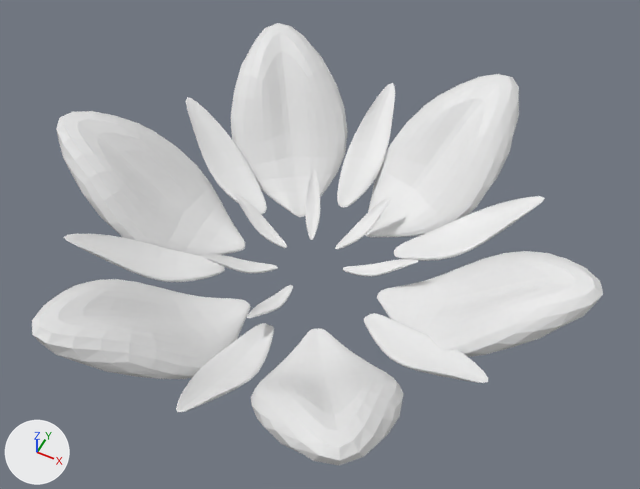
Two versions of the Blender file blender files/flower.blend, one commit apart.
One viewpoint serves both versions: a 50 mm lens placed at (11.9, -22.9, 30.3), pointed at (0.4, 0.1, 1.5). Every picture has the same lights, and +X, +Y and +Z are marked at lower left.
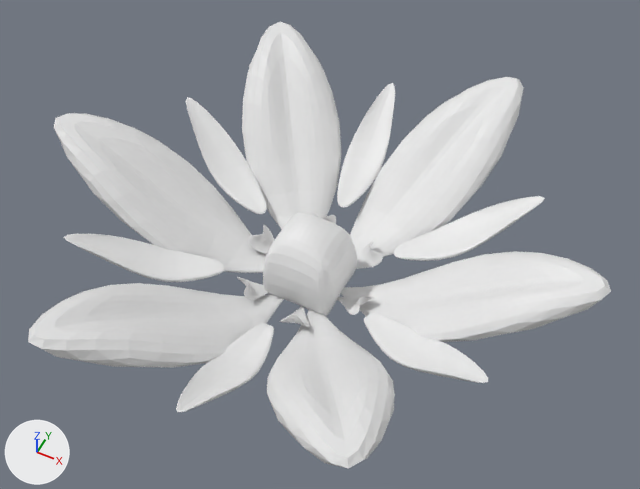
Where the change shows, as pixel boxes [x1, y1, x2, y2] in the pictures (640 x 489 px):
'Cube.001', reshaped, moved, modifiers changed, rescaled: before [32, 23, 603, 465]; after [28, 22, 611, 469]
'Cube.003', added: after [263, 213, 357, 316]
'Cube.002', reshaped, moved, turned, rescaled, modifiers changed: before [200, 169, 418, 318]; after [237, 212, 383, 327]

Edits to the bpy script that builds the scene:
```text
Change me_cube_002:
    where me_cube_002.from_pydata(...)  # 18 vertices, 16 faces; spans x -5.0..5.0, y -2.2..7.5, z -27.6..3.7
    used by ob_cube_001; location = (-9.04, 0.22, 0.0); scale = (0.803, 1.27, -0.195)
    me_cube_002 part 1
    me_cube_002.vertices[0].co: (-0.8, -2.2, -0.1) -> (-9.9, -2.6, 0.8)
    me_cube_002.vertices[1].co: (-0.8, -2.2, 1.5) -> (-9.9, -2.6, 0.6)
    me_cube_002.vertices[2].co: (-0.5, 2.0, -22.7) -> (-9.5, 5.2, 6.3)
    me_cube_002.vertices[3].co: (-1.7, 3.0, -21.8) -> (-10.2, 6.5, 6.2)
    me_cube_002.vertices[4].co: (0.8, -2.2, -0.1) -> (-8.5, -2.6, 0.8)
    me_cube_002.vertices[5].co: (0.8, -2.2, 1.5) -> (-8.5, -2.6, 0.6)
    me_cube_002.vertices[6].co: (0.5, 2.0, -22.7) -> (-8.9, 5.2, 6.3)
    me_cube_002.vertices[7].co: (1.7, 3.0, -21.8) -> (-8.2, 6.5, 6.2)
    me_cube_002.vertices[8].co: (0.0, 4.3, -27.6) -> (-9.2, 8.1, 6.7)
    me_cube_002.vertices[9].co: (0.0, 7.5, -26.6) -> (-9.2, 12.2, 6.6)
    me_cube_002.vertices[10].co: (0.0, -2.2, 1.4) -> (-9.2, -2.6, 0.6)
    me_cube_002.vertices[11].co: (0.0, -2.2, 3.1) -> (-9.2, -2.6, 0.5)
    me_cube_002.vertices[12].co: (-1.4, 0.1, -0.7) -> (-10.3, 0.4, 0.8)
    me_cube_002.vertices[13].co: (-5.0, 1.1, 2.1) -> (-13.3, 1.6, 0.6)
    me_cube_002.vertices[14].co: (1.4, 0.1, -0.7) -> (-8.1, 0.4, 0.8)
    me_cube_002.vertices[15].co: (5.0, 1.1, 2.1) -> (-5.2, 1.6, 0.6)
    me_cube_002.vertices[16].co: (0.0, 1.1, 3.7) -> (-9.2, 1.6, 0.4)
    me_cube_002.vertices[17].co: (0.0, 0.1, 0.8) -> (-9.2, 0.4, 0.7)
Change me_cube_003:
    where me_cube_003.from_pydata(...)  # 18 vertices, 16 faces; spans x -1.41..1.41, y -1.0..2.83, z -10.52..0.84
    used by ob_cube_002; location = (0.53, -3.28, 0.0); scale = (0.646, 1.02, -0.157)
    me_cube_003 part 2
    me_cube_003.vertices[0].co: (-0.81, -1.0, -1.39) -> (-1.82, -1.0, -1.39)
    me_cube_003.vertices[1].co: (-0.81, -1.0, -0.43) -> (-1.82, -1.0, -0.43)
    me_cube_003.vertices[2].co: (-0.47, 1.48, -7.66) -> (-0.28, 1.48, -7.66)
    me_cube_003.vertices[3].co: (-0.47, 1.48, -7.1) -> (-0.28, 1.48, -7.1)
    me_cube_003.vertices[4].co: (0.81, -1.0, -1.39) -> (1.82, -1.0, -1.39)
    me_cube_003.vertices[5].co: (0.81, -1.0, -0.43) -> (1.82, -1.0, -0.43)
    me_cube_003.vertices[6].co: (0.47, 1.48, -7.66) -> (0.28, 1.48, -7.66)
    me_cube_003.vertices[7].co: (0.47, 1.48, -7.1) -> (0.28, 1.48, -7.1)
    me_cube_003.vertices[10].co: (0.0, -1.0, -0.48) -> (0.0, 0.11, -8.1)
    me_cube_003.vertices[11].co: (0.0, -1.0, 0.48) -> (0.0, 0.11, -7.14)
    me_cube_003.vertices[12].co: (-1.41, 0.37, -1.75) -> (-3.16, 0.37, -1.75)
    me_cube_003.vertices[13].co: (-1.41, 0.37, -0.07) -> (-3.16, 0.37, -0.07)
    me_cube_003.vertices[14].co: (1.41, 0.37, -1.75) -> (3.16, 0.37, -1.75)
    me_cube_003.vertices[15].co: (1.41, 0.37, -0.07) -> (3.16, 0.37, -0.07)
Change ob_cube_001:
    ob_cube_001.scale: (0.803, 1.27, -0.195) -> (1.0, 1.0, 1.0)
    ob_cube_001.location: (-9.04, 0.22, 0.0) -> (0.0, -2.01, -1.67)
    where _m = ob_cube_001.modifiers.new('Array', 'ARRAY')
    remove _m.fit_type = 'FIT_LENGTH'
    where _m = ob_cube_001.modifiers.new('Array', 'ARRAY')
    _m.relative_offset_displace: (1.35, 0.0, 0.0) -> (1.39, 0.0, 0.0)
Change ob_cube_002:
    ob_cube_002.location: (0.53, -3.28, 0.0) -> (-1.43, -2.47, -0.51)
    ob_cube_002.rotation_euler: (0.0, 0.0, 0.0) -> (-0.86, 0.0, 3.142)  # degrees (0, 0, 0) -> degrees (-49, 0, 180)
    ob_cube_002.scale: (0.646, 1.02, -0.157) -> (0.498, 0.787, -0.121)
    where _m = ob_cube_002.modifiers.new('Array', 'ARRAY')
    _m.relative_offset_displace: (3.5, 0.0, 0.0) -> (2.5, 0.0, 0.0)
Add ob_cube_003:
    ob_cube_003 = bpy.data.objects.new('Cube.003', me_cube)  # 40 vertices, 34 faces; spans x -2.31..2.42, y -2.36..2.36, z -2.36..3.41; modifiers SUBSURF
    ob_cube_003.location = (0.0, 0.0, 0.0)
    ob_cube_003.scale = (0.751, 0.751, 0.751)
```
